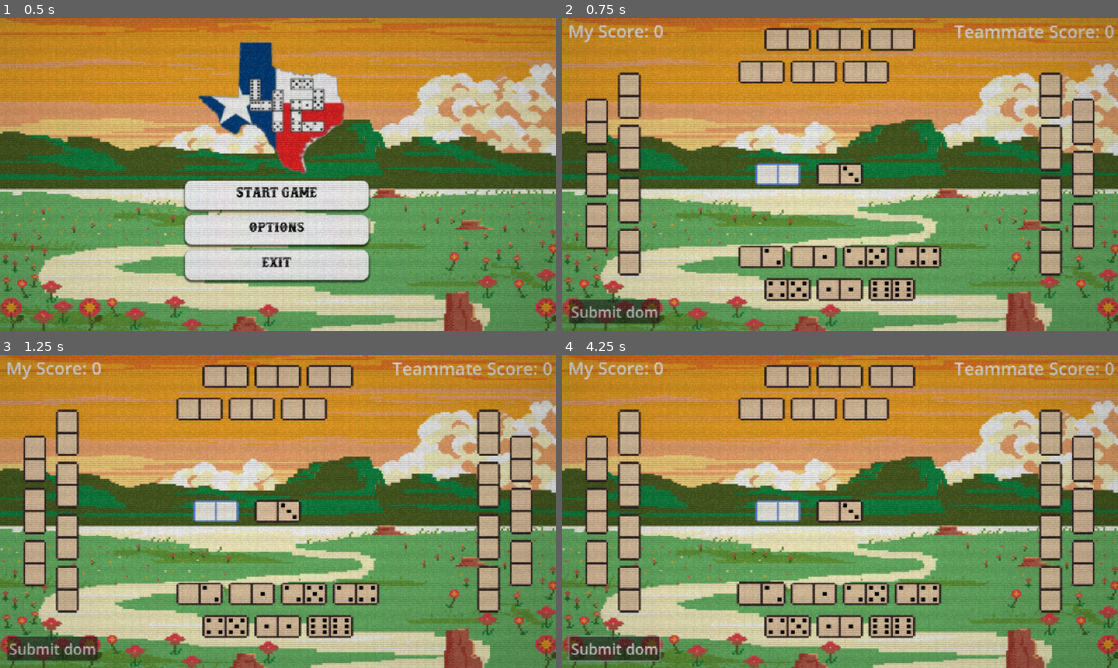
Above: before the commit, frames 1-4 (two rows, left to right).
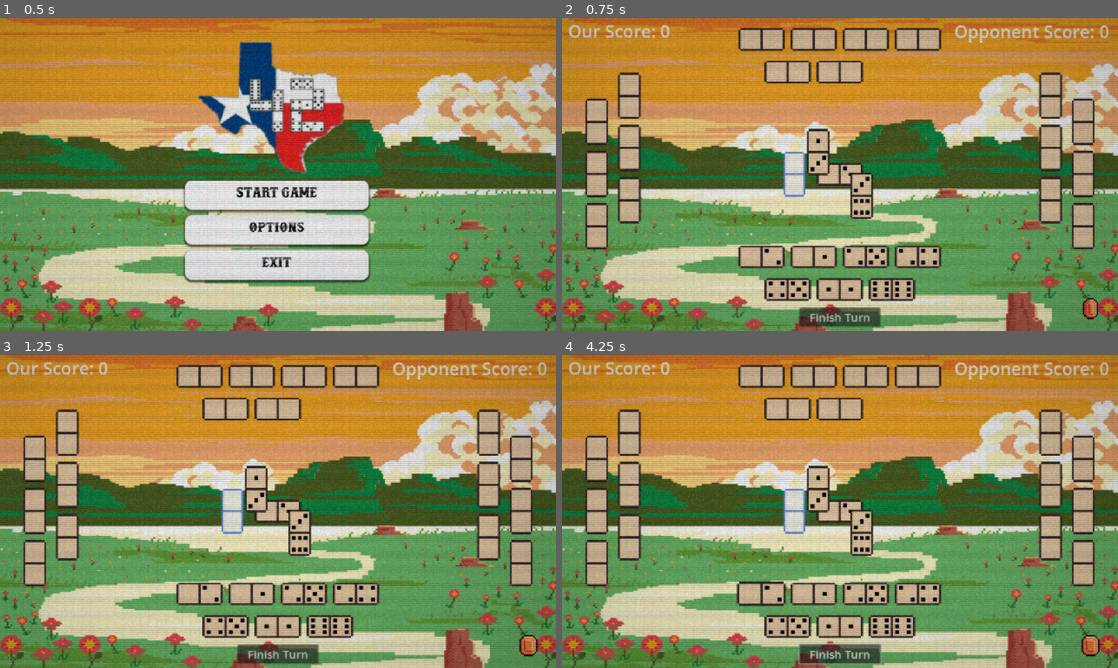
Above: after the commit, the same moments.

Repository: justin23bohrer/42
Game: Godot game, scene res://scenes/main.tscn
The game is run twice, just before and just after one commit, with the same random seed, the same clock (stepped at 60 frames per second) and the same inputs.
Inputs (mouse positions are in pixels of both pictures, inside the frame that each line leads up to):
- Up to frame 1 (0.5 s): no input
- Up to frame 2 (0.75 s): click "Start Game" at 0.5 s
- Up to frame 3 (1.25 s): no input
- Up to frame 4 (4.25 s): click "Submit dom" (after the commit: "Finish Turn") at 1.25 s; click "Submit dom" (after the commit: "Finish Turn") at 2 s; click "Submit dom" (after the commit: "Finish Turn") at 2.75 s; drag from (890, 627) to (762, 592) at 3.52 s

Frame 1 is identical in both runs. In frame 2, 9.3% of the frame differs, in the area x 1-100%, y 2-99%; in frame 3, 9.4%; in frame 4, 9.6%.

Commit message:
fixed ui

Diff:
--- a/scenes/42_game.tscn
+++ b/scenes/42_game.tscn
@@ -8,15 +8,134 @@
 [ext_resource type="Script" path="res://scripts/game_manager.gd" id="6_wuefs"]
 [ext_resource type="Script" path="res://scripts/opponent_hand_1.gd" id="6_xnnqk"]
 [ext_resource type="Script" path="res://scripts/opponent_hand_2.gd" id="7_mjw1d"]
+[ext_resource type="Texture2D" uid="uid://cy1qnxemur2r1" path="res://assets/coin/coin1_16x16.png" id="9_vcm17"]
+
+[sub_resource type="AtlasTexture" id="AtlasTexture_bycrx"]
+atlas = ExtResource("9_vcm17")
+region = Rect2(0, 0, 16, 16)
+
+[sub_resource type="AtlasTexture" id="AtlasTexture_3k5c0"]
+atlas = ExtResource("9_vcm17")
+region = Rect2(16, 0, 16, 16)
+
+[sub_resource type="AtlasTexture" id="AtlasTexture_n7ram"]
+atlas = ExtResource("9_vcm17")
+region = Rect2(32, 0, 16, 16)
+
+[sub_resource type="AtlasTexture" id="AtlasTexture_odoih"]
+atlas = ExtResource("9_vcm17")
+region = Rect2(48, 0, 16, 16)
+
+[sub_resource type="AtlasTexture" id="AtlasTexture_no2lj"]
+atlas = ExtResource("9_vcm17")
+region = Rect2(64, 0, 16, 16)
+
+[sub_resource type="AtlasTexture" id="AtlasTexture_miovp"]
+atlas = ExtResource("9_vcm17")
+region = Rect2(80, 0, 16, 16)
+
+[sub_resource type="AtlasTexture" id="AtlasTexture_ew54m"]
+atlas = ExtResource("9_vcm17")
+region = Rect2(96, 0, 16, 16)
+
+[sub_resource type="AtlasTexture" id="AtlasTexture_mp52s"]
+atlas = ExtResource("9_vcm17")
+region = Rect2(112, 0, 16, 16)
+
+[sub_resource type="AtlasTexture" id="AtlasTexture_lwkfs"]
+atlas = ExtResource("9_vcm17")
+region = Rect2(128, 0, 16, 16)
+
+[sub_resource type="AtlasTexture" id="AtlasTexture_4m5wg"]
+atlas = ExtResource("9_vcm17")
+region = Rect2(144, 0, 16, 16)
+
+[sub_resource type="AtlasTexture" id="AtlasTexture_1318x"]
+atlas = ExtResource("9_vcm17")
+region = Rect2(160, 0, 16, 16)
+
+[sub_resource type="AtlasTexture" id="AtlasTexture_4s4x8"]
+atlas = ExtResource("9_vcm17")
+region = Rect2(176, 0, 16, 16)
+
+[sub_resource type="AtlasTexture" id="AtlasTexture_oj7pj"]
+atlas = ExtResource("9_vcm17")
+region = Rect2(192, 0, 16, 16)
+
+[sub_resource type="AtlasTexture" id="AtlasTexture_87eef"]
+atlas = ExtResource("9_vcm17")
+region = Rect2(208, 0, 16, 16)
+
+[sub_resource type="AtlasTexture" id="AtlasTexture_8hfvs"]
+atlas = ExtResource("9_vcm17")
+region = Rect2(224, 0, 16, 16)
+
+[sub_resource type="SpriteFrames" id="SpriteFrames_vuva4"]
+animations = [{
+"frames": [{
+"duration": 1.0,
+"texture": SubResource("AtlasTexture_bycrx")
+}, {
+"duration": 1.0,
+"texture": SubResource("AtlasTexture_3k5c0")
+}, {
+"duration": 1.0,
+"texture": SubResource("AtlasTexture_n7ram")
+}, {
+"duration": 1.0,
+"texture": SubResource("AtlasTexture_odoih")
+}, {
+"duration": 1.0,
+"texture": SubResource("AtlasTexture_no2lj")
+}, {
+"duration": 1.0,
+"texture": SubResource("AtlasTexture_miovp")
+}, {
+"duration": 1.0,
+"texture": SubResource("AtlasTexture_ew54m")
+}, {
+"duration": 1.0,
+"texture": SubResource("AtlasTexture_mp52s")
+}, {
+"duration": 1.0,
+"texture": SubResource("AtlasTexture_lwkfs")
+}, {
+"duration": 1.0,
+"texture": SubResource("AtlasTexture_4m5wg")
+}, {
+"duration": 1.0,
+"texture": SubResource("AtlasTexture_1318x")
+}, {
+"duration": 1.0,
+"texture": SubResource("AtlasTexture_4s4x8")
+}, {
+"duration": 1.0,
+"texture": SubResource("AtlasTexture_oj7pj")
+}, {
+"duration": 1.0,
+"texture": SubResource("AtlasTexture_87eef")
+}, {
+"duration": 1.0,
+"texture": SubResource("AtlasTexture_8hfvs")
+}],
+"loop": true,
+"name": &"default",
+"speed": 5.0
+}]
 
 [node name="42game" type="Node2D"]
+
+[node name="gameManager" type="Node2D" parent="."]
+visible = false
+script = ExtResource("6_wuefs")
 
 [node name="dominoManager" type="Node2D" parent="."]
 position = Vector2(1, 0)
 script = ExtResource("1_emtyj")
 
 [node name="dominoSlot" parent="." instance=ExtResource("2_cy4qi")]
-position = Vector2(498, 360)
+position = Vector2(536, 360)
+rotation = 1.5708
 script = ExtResource("3_kpsxb")
 
 [node name="playerHand" type="Node2D" parent="."]
@@ -37,16 +156,15 @@
 anchor_top = 0.617
 anchor_right = 0.132
 anchor_bottom = 0.617
-offset_left = 18.0
-offset_top = 649.0
-offset_right = 226.0
-offset_bottom = 704.0
-theme_override_font_sizes/font_size = 34
-text = "Submit dom"
-
-[node name="gameManager" type="Node2D" parent="."]
-visible = false
-script = ExtResource("6_wuefs")
+offset_left = 548.0
+offset_top = 667.0
+offset_right = 734.0
+offset_bottom = 711.0
+grow_horizontal = 2
+grow_vertical = 0
+size_flags_vertical = 8
+theme_override_font_sizes/font_size = 26
+text = "Finish Turn"
 
 [node name="myScore" type="Label" parent="."]
 offset_left = 15.0
@@ -54,7 +172,7 @@
 offset_right = 266.0
 offset_bottom = 74.0
 theme_override_font_sizes/font_size = 40
-text = "My Score: 0"
+text = "Our Score: 0"
 
 [node name="teammateScore" type="Label" parent="."]
 offset_left = 904.0
@@ -62,6 +180,12 @@
 offset_right = 1273.0
 offset_bottom = 75.0
 theme_override_font_sizes/font_size = 40
-text = "Teammate Score: 0"
+text = "Opponent Score: 0"
+
+[node name="coin" type="AnimatedSprite2D" parent="."]
+position = Vector2(1216, 669)
+scale = Vector2(3.1458, 3.5063)
+sprite_frames = SubResource("SpriteFrames_vuva4")
+speed_scale = 5.0
 
 [connection signal="pressed" from="subDom" to="gameManager" method="_on_sub_dom_pressed"]
--- a/scripts/domino_manager.gd
+++ b/scripts/domino_manager.gd
@@ -22,6 +22,11 @@
 		var mouse_pos = get_global_mouse_position()
 		domino_being_dragged.position = Vector2(clamp(mouse_pos.x, 0, screen_size.x),
 			clamp(mouse_pos.y, 0, screen_size.y))
+	var domino_slot_found = raycast_check_for_domino_slot()
+	if domino_being_dragged and domino_slot_found:
+		domino_being_dragged.rotation = deg_to_rad(90)
+	if domino_being_dragged and !domino_slot_found:
+		domino_being_dragged.rotation = 0
 
 
 func _input(event):
--- a/scripts/game_manager.gd
+++ b/scripts/game_manager.gd
@@ -1,13 +1,23 @@
 extends Node
 
 var myScore = 0
-var teammateScore = 0
+var opponentScore = 0
 var dominosInMiddle = []
 
 # Called when the node is added to the scene
 func _ready():
 	hand_players_dominos()
 	teammate_put_domino_in_middle()
+	opponent1_put_domino_in_middle()
+	opponent2_put_domino_in_middle()
+	$"../coin".play("default")
+
+func run_game():
+	myScore = 0
+	opponentScore = 0
+	hand_players_dominos()
+
+
 
 # Handles dealing dominos to the player's hand
 func hand_players_dominos():
@@ -55,24 +65,35 @@
 		var domino = slot.domino
 		if domino:
 			_on_domino_submitted(domino)
-			var teammateDomino = dominosInMiddle[0]
-			if teammateDomino.left_value > domino.left_value:
-				teammateScore += 1
-			if teammateDomino.left_value == domino.left_value:
-				if teammateDomino.right_value > domino.right_value:
-					teammateScore += 1
-				else:
-					myScore += 1
-			if teammateDomino.left_value < domino.left_value:
-				myScore += 1
-			update_score()
 	for i in dominosInMiddle:
 		i.queue_free()
 		dominosInMiddle = []
 	teammate_put_domino_in_middle()
+	opponent1_put_domino_in_middle()
+	opponent2_put_domino_in_middle()
+
+func opponent1_put_domino_in_middle():
+	var hand_node = get_node("../opponentHand1")
+	if hand_node.player_hand.size() > 0:
+		var first_domino = hand_node.player_hand[0]
+		hand_node.present_domino(first_domino)
+		first_domino.update_domino_display()
+		dominosInMiddle.append(first_domino)
+	else:
+		present_final_score()
+
+func opponent2_put_domino_in_middle():
+	var hand_node = get_node("../opponentHand2")
+	if hand_node.player_hand.size() > 0:
+		var first_domino = hand_node.player_hand[0]
+		hand_node.present_domino(first_domino)
+		first_domino.update_domino_display()
+		dominosInMiddle.append(first_domino)
+	else:
+		present_final_score()
 
 func teammate_put_domino_in_middle():
-	var hand_node = get_node("../teammateHand")  # Update this path to match your scene
+	var hand_node = get_node("../teammateHand")
 	if hand_node.player_hand.size() > 0:
 		var first_domino = hand_node.player_hand[0]
 		hand_node.present_domino(first_domino)
@@ -83,7 +104,7 @@
 
 
 func present_final_score():
-	if myScore > teammateScore:
+	if myScore > opponentScore:
 		print("I win")
 	else:
 		print("you lost")
@@ -96,5 +117,5 @@
 	domino.queue_free()
 
 func update_score():
-	$"../myScore".text = "My Score: " + str(myScore)
-	$"../teammateScore".text = "Teammate Score: " + str(teammateScore)
+	$"../myScore".text = "Our Score: " + str(myScore)
+	$"../opponentScore".text = "Opponent Score: " + str(opponentScore)
--- a/scripts/opponent_hand_1.gd
+++ b/scripts/opponent_hand_1.gd
@@ -73,7 +73,7 @@
 	if domino in player_hand:
 		# Remove it from the hand and update remaining hand layout
 		remove_domino_from_hand(domino)
-
+		center_screen_x = get_viewport().size.x / 2
 		# Animate to center of the screen
-		var center_position = Vector2(center_screen_x, get_viewport().size.y / 2)
+		var center_position = Vector2(center_screen_x - 50, get_viewport().size.y / 2 - 50)
 		animate_domino_to_position(domino, center_position)
--- a/scripts/opponent_hand_2.gd
+++ b/scripts/opponent_hand_2.gd
@@ -71,7 +71,7 @@
 	if domino in player_hand:
 		# Remove it from the hand and update remaining hand layout
 		remove_domino_from_hand(domino)
-
+		center_screen_x = get_viewport().size.x / 2
 		# Animate to center of the screen
-		var center_position = Vector2(center_screen_x, get_viewport().size.y / 2)
+		var center_position = Vector2(center_screen_x + 50, get_viewport().size.y / 2 + 50)
 		animate_domino_to_position(domino, center_position)
--- a/scripts/player_hand.gd
+++ b/scripts/player_hand.gd
@@ -5,7 +5,7 @@
 const HAND_Y_POSITION = 550
 
 var player_hand = []
-var center_screen_x
+var center_screen_x = 0.0
 
 func _ready():
 	center_screen_x = get_viewport().size.x / 2
@@ -30,12 +30,14 @@
 		animate_domino_to_position(domino, domino.starting_position)
 
 func update_hand_position():
+	center_screen_x = get_viewport().size.x / 2
+
 	var total = player_hand.size()
 	for i in range(total):
 		var row = 0 if i < 4 else 1
 		var index_in_row = i if row == 0 else i - 4
 
-		var row_y = HAND_Y_POSITION if row == 0 else HAND_Y_POSITION + 75  # 150 px below the top row
+		var row_y = HAND_Y_POSITION if row == 0 else HAND_Y_POSITION + 75
 		var dominos_in_this_row = 4 if row == 0 else 3
 
 		var total_width = (dominos_in_this_row - 1) * CARD_WIDTH
--- a/scripts/teammate_hand.gd
+++ b/scripts/teammate_hand.gd
@@ -30,13 +30,15 @@
 		animate_domino_to_position(domino, domino.starting_position)
 
 func update_hand_position():
+	center_screen_x = get_viewport().size.x / 2
+
 	var total = player_hand.size()
 	for i in range(total):
-		var row = 0 if i < 3 else 1  # First 3 go to row 0, rest to row 1
-		var index_in_row = i if row == 0 else i - 3
+		var row = 0 if i < 4 else 1
+		var index_in_row = i if row == 0 else i - 4
 
-		var row_y = HAND_Y_POSITION if row == 0 else HAND_Y_POSITION + 75  # Second row is lower
-		var dominos_in_this_row = 3 if row == 0 else 4
+		var row_y = HAND_Y_POSITION if row == 0 else HAND_Y_POSITION + 75
+		var dominos_in_this_row = 4 if row == 0 else 3
 
 		var total_width = (dominos_in_this_row - 1) * CARD_WIDTH
 		var x_offset = center_screen_x + index_in_row * CARD_WIDTH - total_width / 2
@@ -45,6 +47,7 @@
 		var domino = player_hand[i]
 		domino.starting_position = new_position
 		animate_domino_to_position(domino, new_position)
+
 
 
 func calculate_domino_position(i):
Binary file added: assets/coin/coin1_16x16.png
Not shown, added: assets/coin/coin1_16x16.png.import
Not shown: 1 places in scenes/42_game.tscn that only renumber resources
